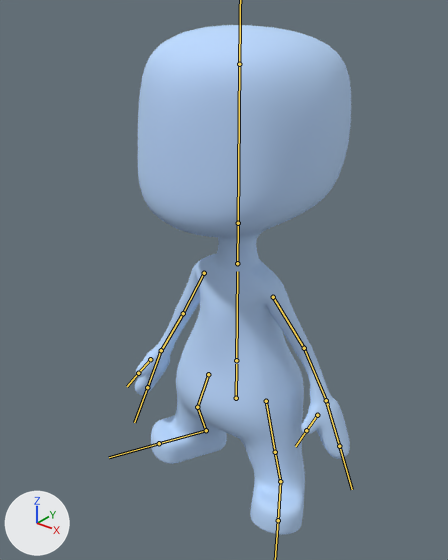
The FBX model Assets/Models/person.fbx: old version first, new version second.
One viewpoint serves both versions: a 50 mm camera at (1.71, -2.25, 2.6) aimed at (0.04, -0.15, 1.3). The axes (+X, +Y, +Z) are drawn at lower left. The lights are the same throughout. Both versions are drawn at frame 2 of the action 'Armature|ArmatureAction.001'; the numbers are the values there. The bones that bend it are drawn over the model as lines.

Objects in the first picture: 'Blu'.
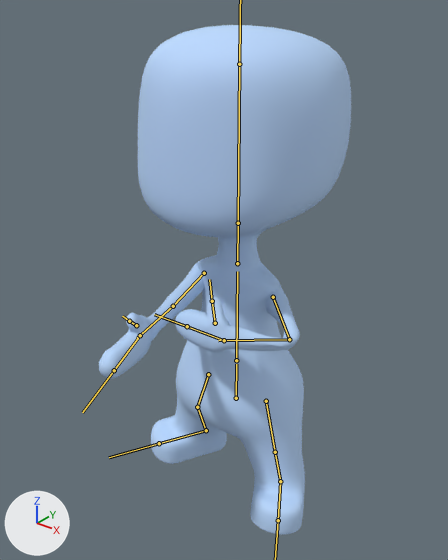
Pixel boxes (x1, y1, x2, y2) of what changed, in the pictures (448 x 560 px):
'Blu', posed (17% wider): before (135, 25, 351, 535); after (99, 25, 351, 535)
bone 'Bone.004', root to tip: before (273, 297) to (304, 348); after (273, 297) to (289, 339)
bone 'Bone.005', root to tip: before (304, 348) to (328, 404); after (289, 339) to (218, 340)
bone 'Bone.006', root to tip: before (326, 400) to (339, 446); after (224, 340) to (187, 326)
bone 'Bone.007', root to tip: before (317, 415) to (306, 430); after (215, 323) to (212, 301)
bone 'Bone.011', root to tip: before (204, 273) to (183, 313); after (204, 273) to (173, 306)

Patch to the scene script:
```diff
--- a/Assets/Models/person.fbx.py
+++ b/Assets/Models/person.fbx.py
@@ bone_bone_004 @@
 bone_bone_004 = bpy.data.objects['Armature'].pose.bones['Bone.004']  # child of 'Bone.001'
-bone_bone_004.rotation_quaternion = (0.853, 0.01, 0.151, 0.5)  # degrees (10, 14, 62)
+bone_bone_004.rotation_quaternion = (0.7, -0.22, -0.598, 0.324)  # degrees (-75, -44, 84)
@@ bone_bone_005 @@
 bone_bone_005 = bpy.data.objects['Armature'].pose.bones['Bone.005']  # child of 'Bone.004'
-bone_bone_005.rotation_quaternion = (0.695, 0.029, 0.718, -0.019)  # degrees (-21, 92, -25)
+bone_bone_005.rotation_quaternion = (-0.368, 0.381, -0.545, 0.65)  # degrees (-83, -5, -116)
@@ bone_bone_006 @@
 bone_bone_006 = bpy.data.objects['Armature'].pose.bones['Bone.006']  # child of 'Bone.005'
-bone_bone_006.rotation_quaternion = (1.0, 0.0, 0.0, 0.0)  # degrees (0, 0, 0)
+bone_bone_006.rotation_quaternion = (0.935, 0.08, 0.044, -0.344)  # degrees (7, 8, -40)
@@ bone_bone_007 @@
 bone_bone_007 = bpy.data.objects['Armature'].pose.bones['Bone.007']  # child of 'Bone.005'
-bone_bone_007.rotation_quaternion = (1.0, 0.0, 0.0, 0.0)  # degrees (0, 0, 0)
+bone_bone_007.rotation_quaternion = (0.958, 0.064, -0.248, -0.126)  # degrees (12, -27, -18)
@@ bone_bone_011 @@
 bone_bone_011 = bpy.data.objects['Armature'].pose.bones['Bone.011']  # child of 'Bone.001'
-bone_bone_011.rotation_quaternion = (0.843, 0.207, -0.026, 0.495)  # degrees (20, -14, 58)
+bone_bone_011.rotation_quaternion = (0.511, 0.687, 0.339, 0.389)  # degrees (100, -11, 62)
```
